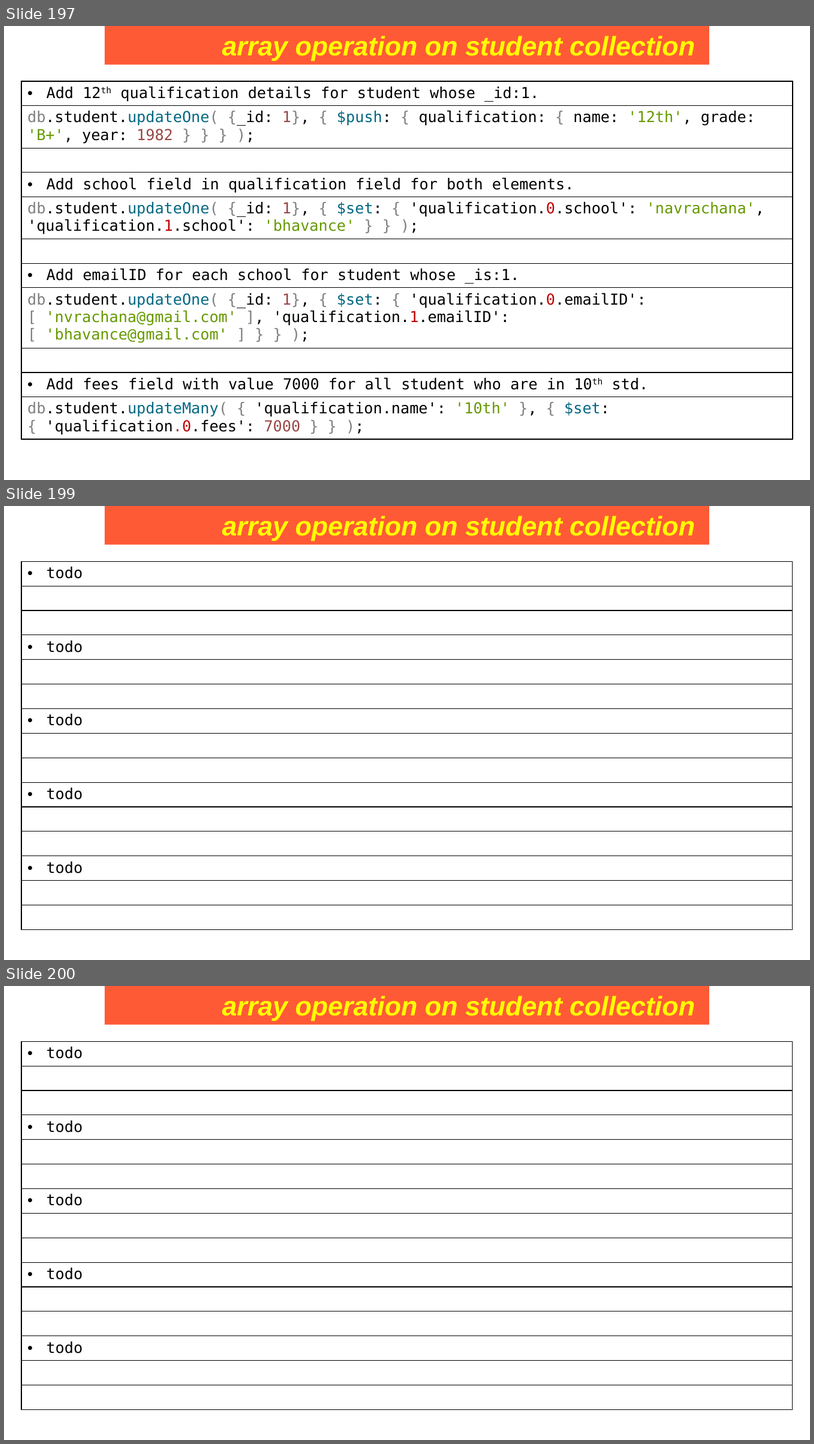
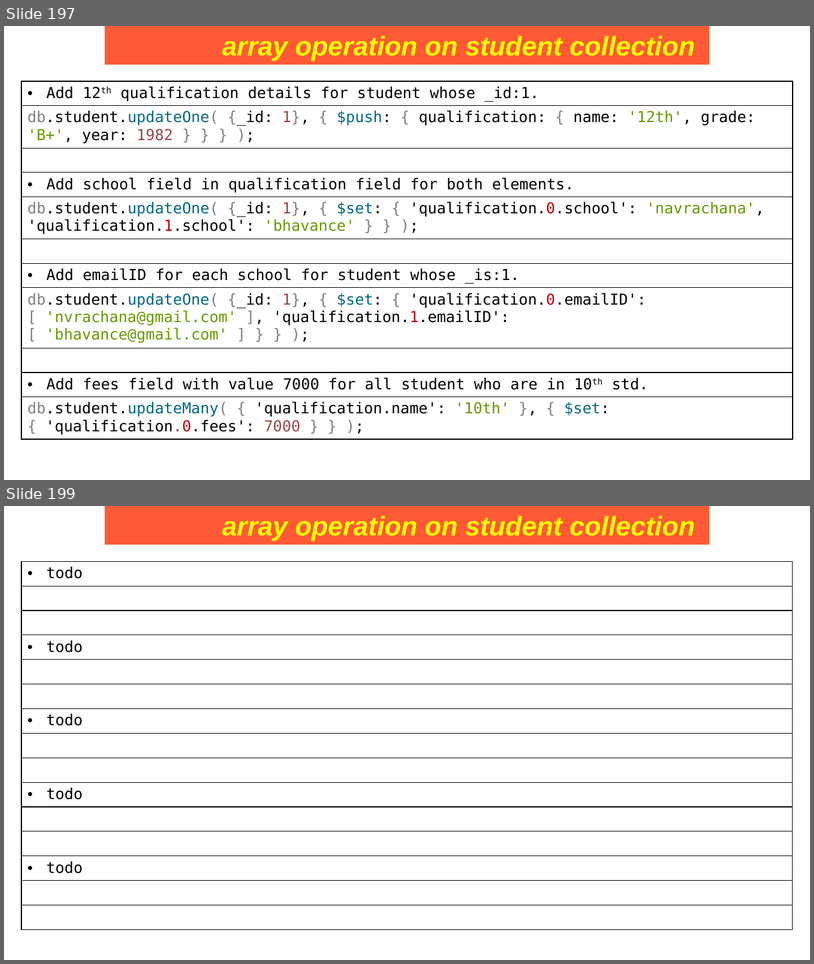
Before and after one commit to Saleel-Bagde/PPT-s, a slide deck: MongoDB PPT.pptx. Shown one above the other, each under a label of ours: slides 197, 199 and 200 before the commit, slides 197 and 199 after it; the slides between them are not shown. The pictures are 814x1444 and 814x964 pixels, drawn with LibreOffice and Linux fonts; fonts in the diff are those of the drawing. Boxes give left, top, right and bottom in pixels: in the first picture for what was removed or moved away, otherwise in the second. Text is boxed around its words. In the diff, an @@ line names an element or a change of style, - is before the commit and + after.

```diff
--- a/MongoDB PPT.pptx
+++ b/MongoDB PPT.pptx
@@ slide 199 removed at [4,506,810,960], background #FFFFFF @@
@@ rectangle removed at [105,506,710,545] @@
-array operation on student collection
@@ table removed at [21,562,794,930], 15 rows, 1 columns @@
-todo
-
-
-todo
-
-
-todo
-
-
-todo
-
-
-todo
-
-
@@ what was slide 200 is now slide 199 @@
```
Also in this commit, not shown: 1 slide changed, 2 slides added.
